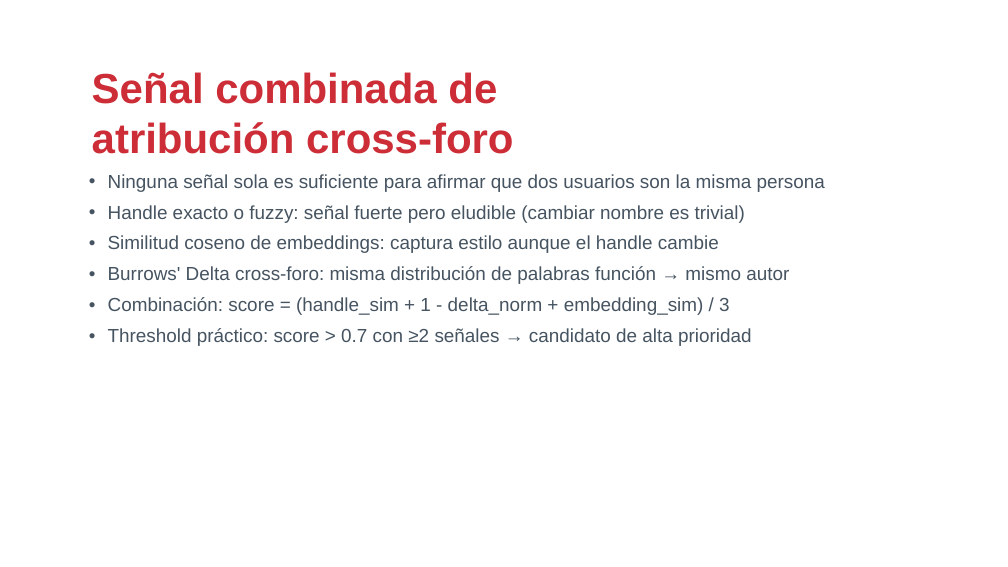
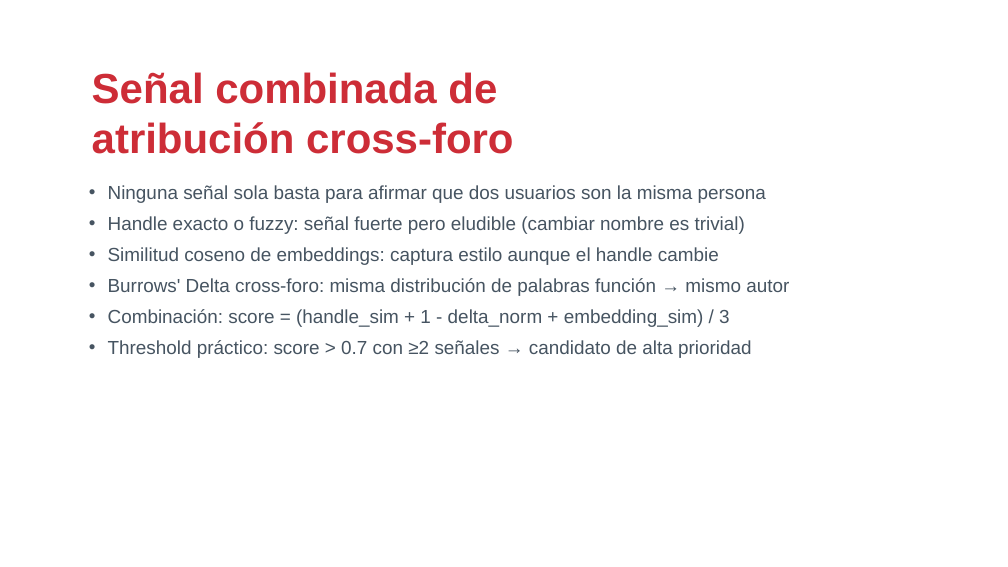
Before and after one commit to drj3ky11/FearOfTheDark, a slide deck: slide 19 of HackingForums/csbc26_caso_hackingforums.pptx (slide 17 before the commit). Drawn at 1008x567 pixels with LibreOffice and Linux fonts; fonts in the diff are those of the drawing; background and template pictures are left out. Boxes give left, top, right and bottom in pixels: in the first picture for what was removed or moved away, otherwise in the second. Text is boxed around its words. In the diff, an @@ line names an element or a change of style, - is before the commit and + after.

Commit message:
feat: reenfocar los 3 casos prácticos en una técnica protagonista
Cada caso propio (CardingForums, HackingForums, IronMarch) reduce ahora
lo genérico/redundante con Ransomware o entre sí y profundiza su hilo
conductor: IronMarch en centralidad + ground truth judicial, HackingForums
en atribución cross-foro multi-señal (incluida persistencia real
verificada entre los 4 snapshots de OGUsers), CardingForums en Louvain +
especialización de mercado. Notebooks y .pptx regenerados en los tres.

También: correcciones de bloque0_ecosistema (guion y contenido según
revisión) y ajustes globales en _shared/theme.py (tamaño de etiqueta de
sección, aire título-cuerpo, color de viñeta en two_col_slide).

```diff
--- a/HackingForums/csbc26_caso_hackingforums.pptx
+++ b/HackingForums/csbc26_caso_hackingforums.pptx
@@ text "Ninguna señal sola basta para ...": place and size @@
-text "Ninguna señal sola basta para ..." at [108, 174, 825, 346]
+text "Ninguna señal sola basta para ..." at [108, 185, 789, 358]
@@ text at [108, 185, 766, 203]: text changed @@
-• Ninguna señal sola es suficiente para afirmar que dos usuarios son la misma persona
+• Ninguna señal sola basta para afirmar que dos usuarios son la misma persona
```
Also in this commit, not shown: 18 other slides changed, 3 slides added, 1 slide removed, 13 other files.
